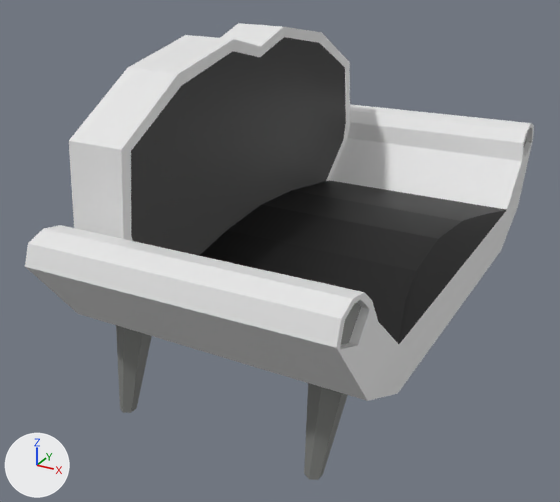
The FBX model TelekineticBrawler/Assets/Workspaces/Sakke/Assets/couch.fbx: old version first, new version second.
Before and after are seen from a camera (50 mm lens) standing at (2.25, -4.91, 2.53) and looking at (-0.26, -0.33, 0.24). The lights are fixed; the arrows at lower left show +X, +Y and +Z. The older version comes first. Where no turn or scale is listed for an object, it has been applied to the vertices.

Script lines for the objects in view, before the commit:
```python
me_cube = bpy.data.meshes.new('Cube')
me_cube.from_pydata(...)  # 147 vertices, 101 faces; spans x -1.0..1.0, y -2.06..2.06, z -0.53..1.74
# faces by material slot: [63, 8, 30]
me_cube.materials.append(mat_material)  # white #e7e7e7
me_cube.materials.append(mat_material_001)  # black #000000
me_cube.materials.append(mat_material_002)  # grey #7c7e7b
ob_cube = bpy.data.objects.new('Cube', me_cube)
ob_cube.location = (0.0, 0.0, 0.0)
```
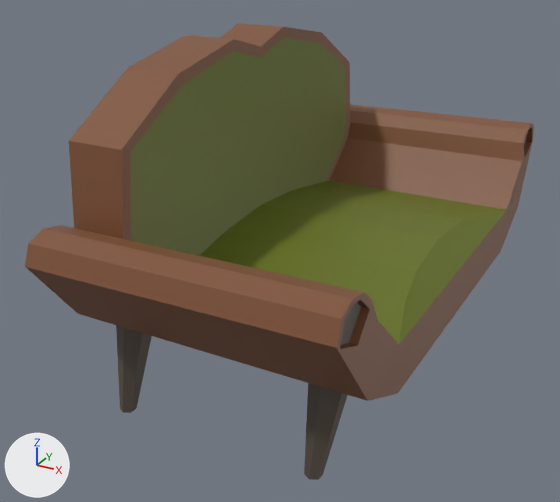
Commit message: fixed colors

The change, as a list of edits to the scene's bpy script:
```text
Add mat_color6:
    mat_color6 = principled_material('color6')
    mat_color6.base_color = (0.0887, 0.0685, 0.0513)  # brown #544a40
Add mat_color10:
    mat_color10 = principled_material('color10')
    mat_color10.base_color = (0.216, 0.0865, 0.0382)  # brown #805337
Add mat_color12:
    mat_color12 = principled_material('color12')
    mat_color12.base_color = (0.138, 0.171, 0.0123)  # dark yellow #68731d
Change me_cube:
    where me_cube.from_pydata(...)  # 147 vertices, 101 faces; spans x -1.0..1.0, y -2.06..2.06, z -0.53..1.74
    used by ob_cube; location = (0.0, 0.0, 0.0)
    me_cube part 1: all 63 faces that had it switch from mat_material (white #e7e7e7) to mat_color10 (brown #805337)
    me_cube part 2: all 8 faces that had it switch from mat_material_001 (black #000000) to mat_color12 (dark yellow #68731d)
    me_cube part 3: all 30 faces that had it switch from mat_material_002 (grey #7c7e7b) to mat_color6 (brown #544a40)
```

Pixel boxes (x1, y1, x2, y2) of what changed, in the pictures (560 x 502 px):
part 1 of me_cube, recoloured (white to brown)
    both: (25, 23, 534, 401)
part 2 of me_cube, recoloured (lighter)
    both: (131, 37, 506, 344)
part 3 of me_cube, recoloured
    both: (116, 136, 527, 480)
